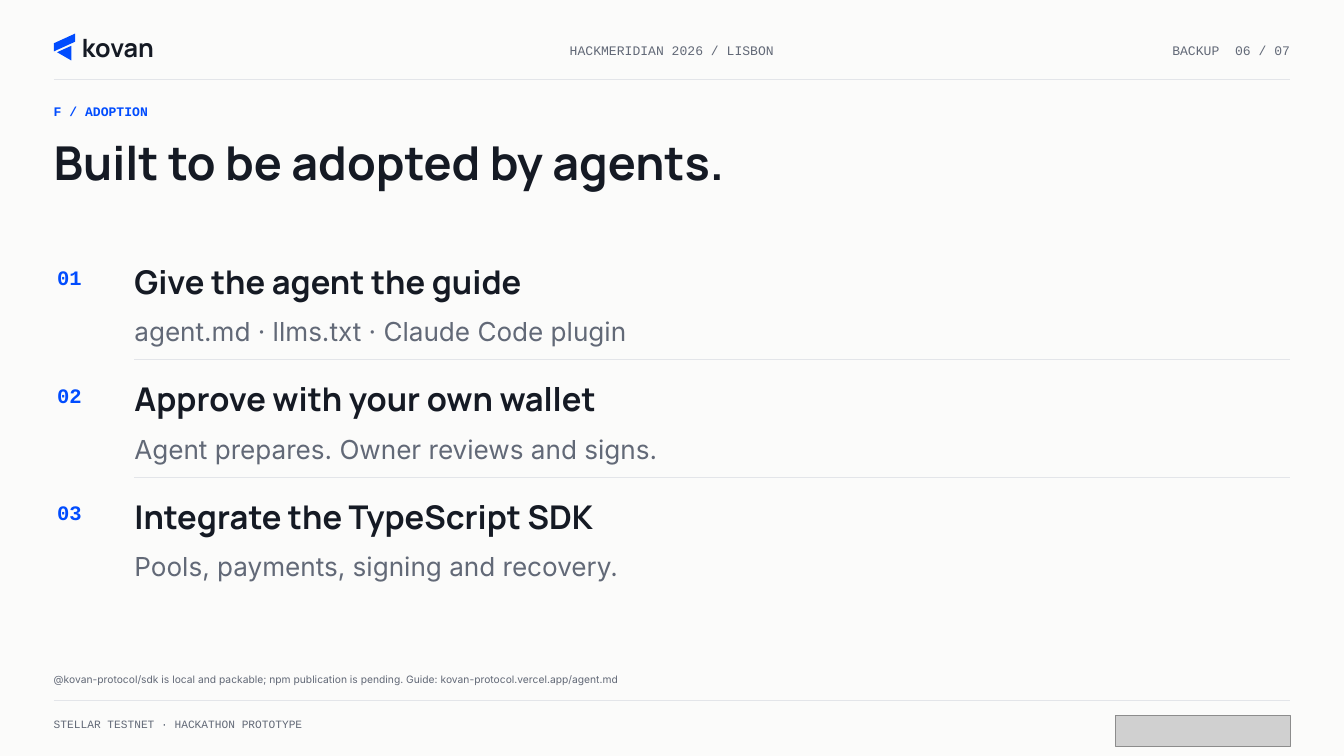
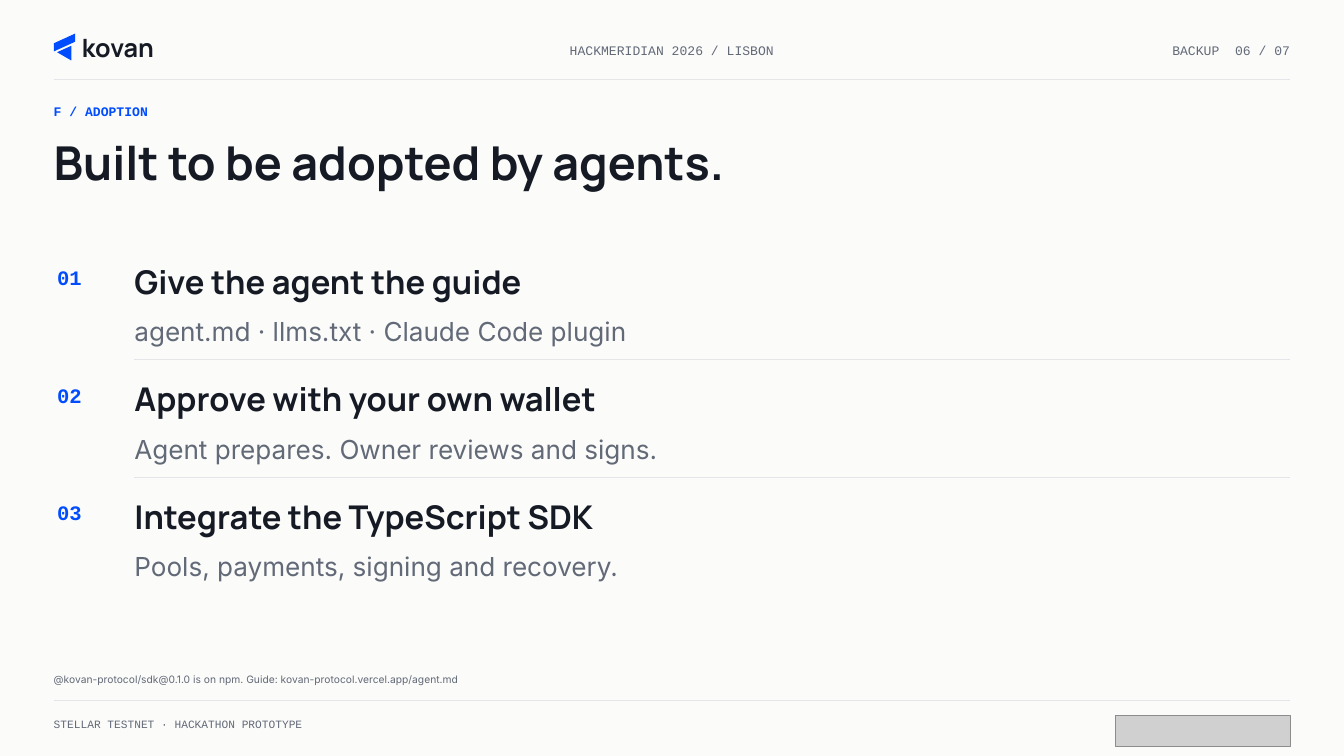
Before and after one commit to kovan-protocol/kovan, a slide deck: slide 6 of docs/pitch/kovan-judge-backup.pptx. Drawn at 1344x756 pixels with LibreOffice and Linux fonts; fonts in the diff are those of the drawing; grey boxes stand for pictures. Boxes give left, top, right and bottom in pixels: in the first picture for what was removed or moved away, otherwise in the second. Text is boxed around its words. In the diff, an @@ line names an element or a change of style, - is before the commit and + after.

```diff
--- a/docs/pitch/kovan-judge-backup.pptx
+++ b/docs/pitch/kovan-judge-backup.pptx
@@ text at (54,675,458,685): text changed @@
-@kovan-protocol/sdk is local and packable; npm publication is pending. Guide: kovan-protocol.vercel.app/agent.md
+@kovan-protocol/sdk@0.1.0 is on npm. Guide: kovan-protocol.vercel.app/agent.md
```
Also in this commit, not shown: 2 other slides changed, 12 other files.
